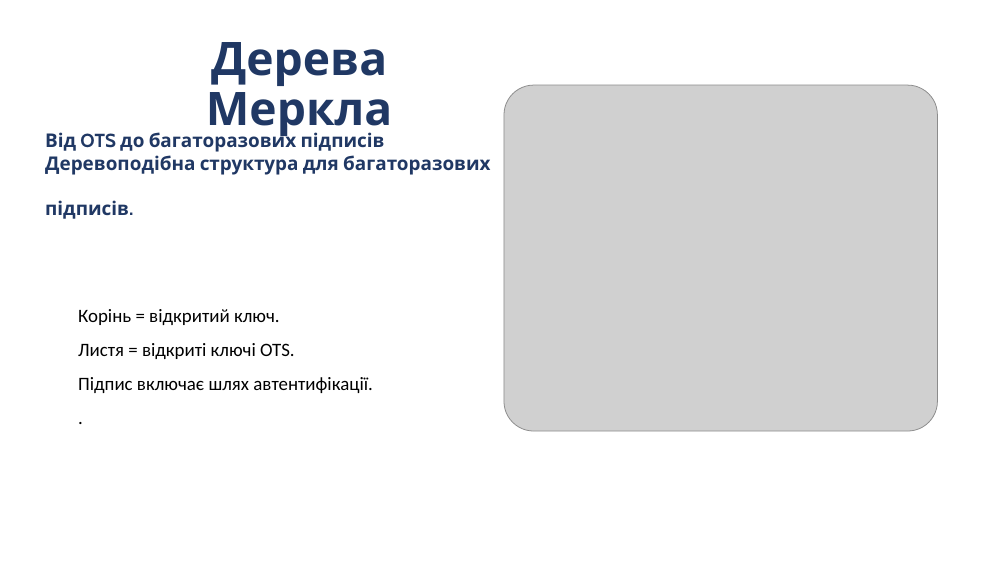
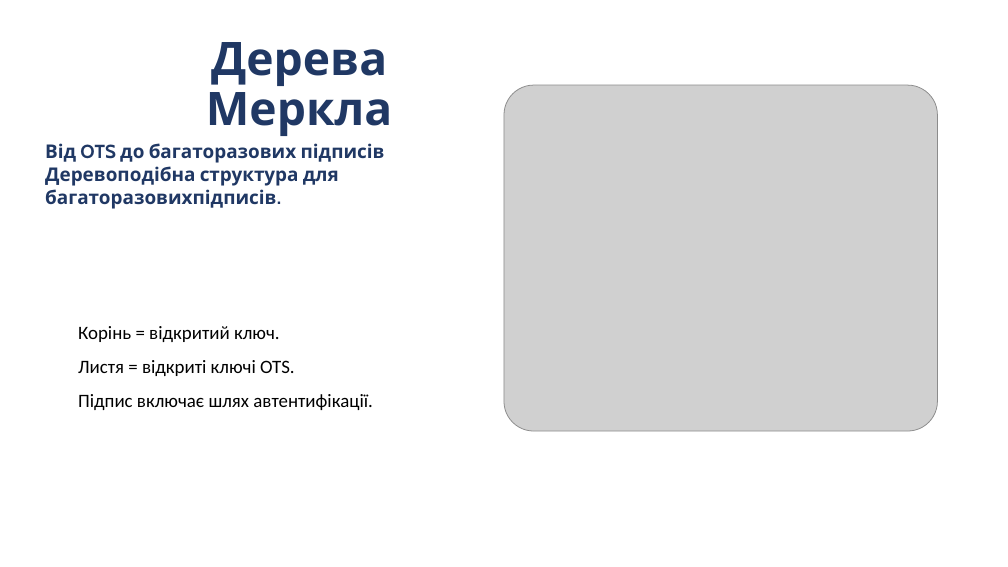
Before and after one commit to Andriykooo/ifntung-studies, a slide deck: slide 16 of Year 1/Постквантова криптографія/UA/2026/PPT/Презентація_7.pptx (slide 17 before the commit). Drawn at 1008x567 pixels with LibreOffice and Linux fonts; fonts in the diff are those of the drawing; grey boxes stand for pictures. Boxes give left, top, right and bottom in pixels: in the first picture for what was removed or moved away, otherwise in the second. Text is boxed around its words. In the diff, an @@ line names an element or a change of style, - is before the commit and + after.

```diff
--- a/Year 1/Постквантова криптографія/UA/2026/PPT/Презентація_7.pptx
+++ b/Year 1/Постквантова криптографія/UA/2026/PPT/Презентація_7.pptx
@@ text at [45, 166, 339, 209]: text changed @@
-Деревоподібна структура для багаторазових
-підписів.
+Деревоподібна структура для багаторазовихпідписів.
@@ text at [78, 394, 373, 410]: text changed @@
-Підпис включає шлях автентифікації.
-.
+Підпис включає шлях автентифікації.
```
Also in this commit, not shown: 24 other slides changed, 1 slide removed, 4 other files.
